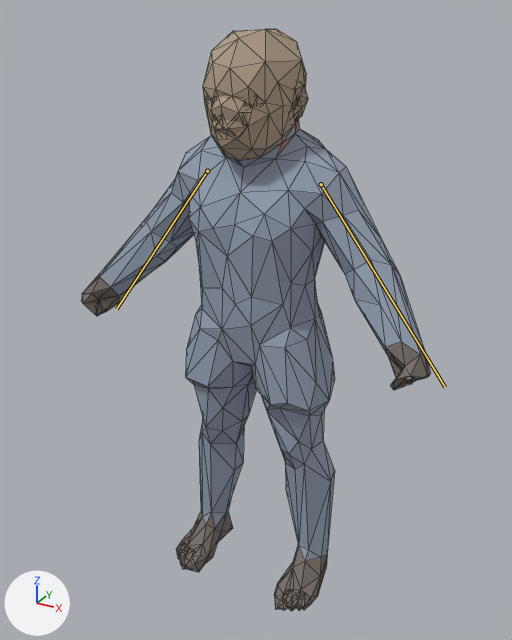
One commit to the glTF model assets/models/survivor_male.glb: the scene before it, then after it.
One viewpoint serves both versions: a camera (50 mm lens) standing at (0.366, -0.686, 0.688) and looking at (-0.005, -0.012, 0.351). The axes (+X, +Y, +Z) are drawn at lower left. The lights are the same throughout. The older version comes first. Both versions are drawn at frame 2 of the action 'Idle'; the numbers are the values there. The bones that change are drawn over the model as lines. Mesh edges are drawn as thin lines.

In view in the first picture: 'Male_LP'.
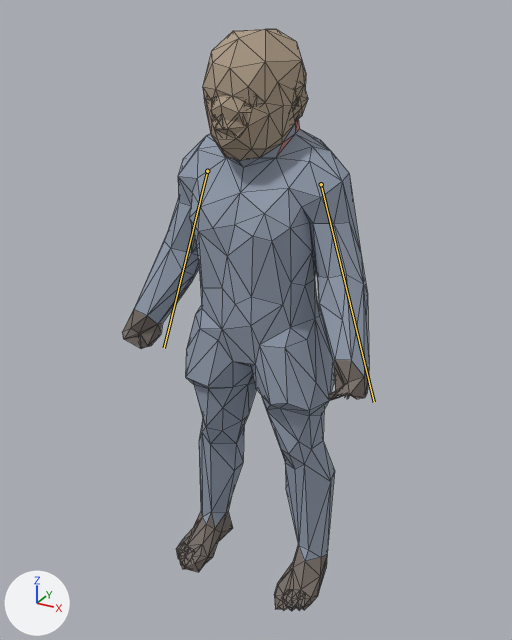
Location of each change, (x1, y1, x2, y2) in pixels of the pictures (512 x 640 px):
```json
{"object": "Male_LP", "change": "posed", "before": [81, 29, 430, 611], "after": [122, 29, 369, 611], "on screen": "29% narrower"}
{"bone": "upperarm_l", "before": "(321, 184) to (445, 387)", "after": "(321, 184) to (374, 402)"}
{"bone": "upperarm_r", "before": "(207, 171) to (116, 309)", "after": "(207, 171) to (164, 348)"}
```

Scene script edits in JSON lines:
```json
{"block": "bone_upperarm_l", "where": "bone_upperarm_l = bpy.data.objects['Male_Rig'].pose.bones['upperarm_l']  # child of 'clavicle_l'"}
{"op": "set", "path": "bone_upperarm_l.rotation_quaternion", "old": "(0.999, 0.0, 0.0, -0.035)", "new": "(0.979, -0.008, 0.0, -0.205)", "note": "degrees (0, 0, -4) -> degrees (-1, 0, -24)"}
{"block": "bone_upperarm_r", "where": "bone_upperarm_r = bpy.data.objects['Male_Rig'].pose.bones['upperarm_r']  # child of 'clavicle_r'"}
{"op": "set", "path": "bone_upperarm_r.rotation_quaternion", "old": "(0.999, 0.0, 0.0, 0.035)", "new": "(0.979, -0.008, 0.0, 0.205)", "note": "degrees (0, 0, 4) -> degrees (-1, 0, 24)"}
```
